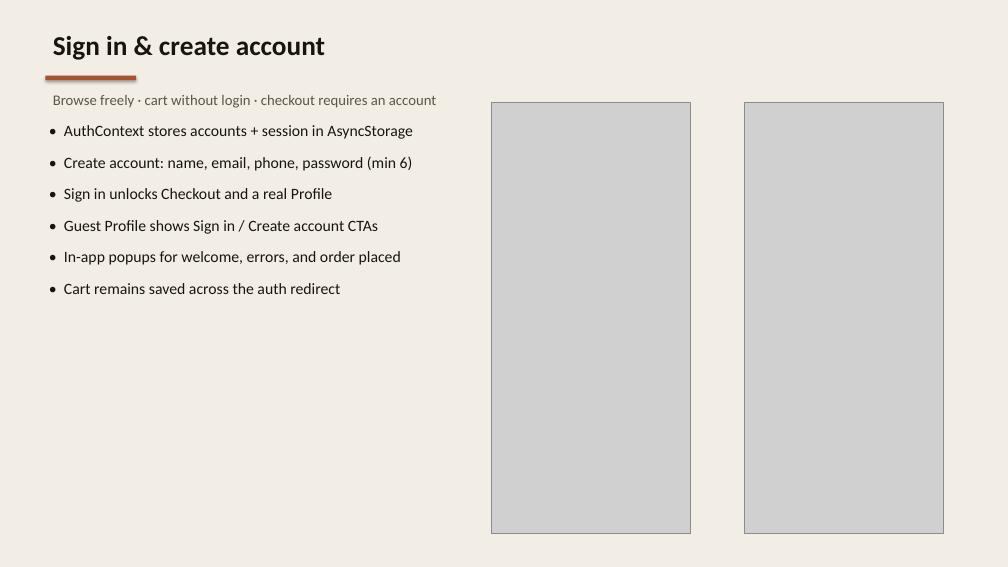
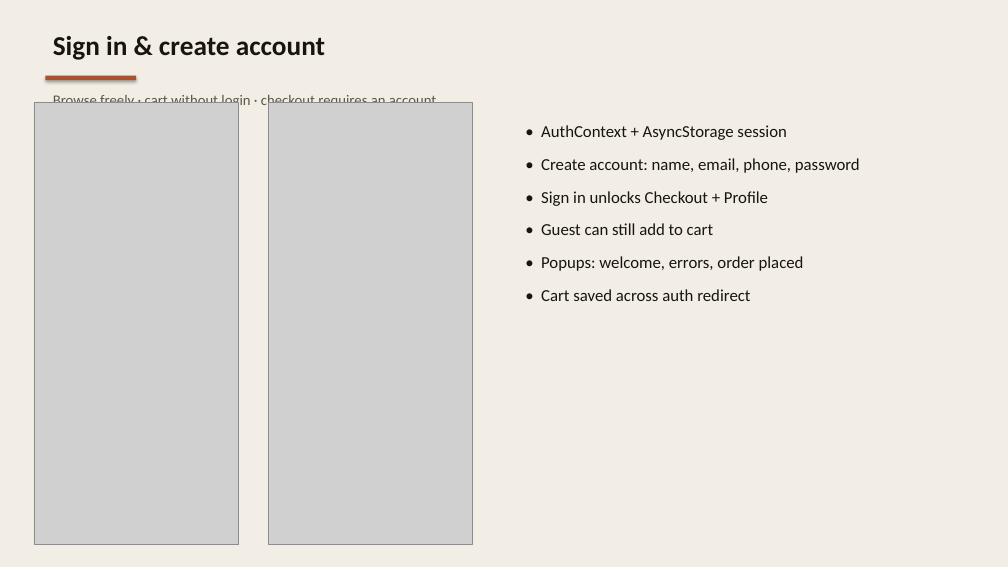
Before and after one commit to tanmays0/ARCHIVE-APP, a slide deck: slide 11 of docs/submission/Tanmay_Shinde_CPAD_Assignments_1-10_ARCHIVE_Presentation.pptx. Drawn at 1008x567 pixels with LibreOffice and Linux fonts; fonts in the diff are those of the drawing; grey boxes stand for pictures. Boxes give left, top, right and bottom in pixels: in the first picture for what was removed or moved away, otherwise in the second. Text is boxed around its words. In the diff, an @@ line names an element or a change of style, - is before the commit and + after.

```diff
--- a/docs/submission/Tanmay_Shinde_CPAD_Assignments_1-10_ARCHIVE_Presentation.pptx
+++ b/docs/submission/Tanmay_Shinde_CPAD_Assignments_1-10_ARCHIVE_Presentation.pptx
@@ picture: place and size @@
-picture at [492,102,690,533]
+picture at [34,102,238,544]
@@ picture: place and size @@
-picture at [745,102,944,533]
+picture at [268,102,473,544]
@@ text at [541,125,860,301]: text changed; size 15 to 16 pt @@
-• AuthContext stores accounts + session in AsyncStorage
-• Create account: name, email, phone, password (min 6)
-• Sign in unlocks Checkout and a real Profile
-• Guest Profile shows Sign in / Create account CTAs
-• In-app popups for welcome, errors, and order placed
-• Cart remains saved across the auth redirect
+• AuthContext + AsyncStorage session
+• Create account: name, email, phone, password
+• Sign in unlocks Checkout + Profile
+• Guest can still add to cart
+• Popups: welcome, errors, order placed
+• Cart saved across auth redirect
```
Also in this commit, not shown: 1 slide added, 2 other files.
